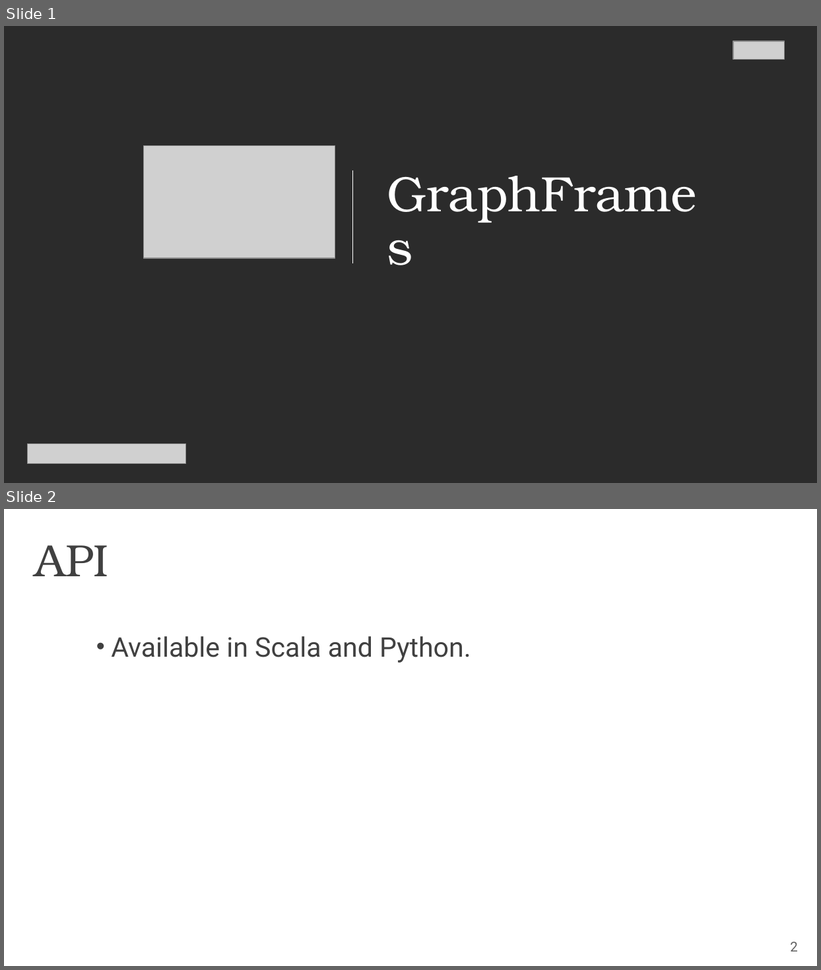
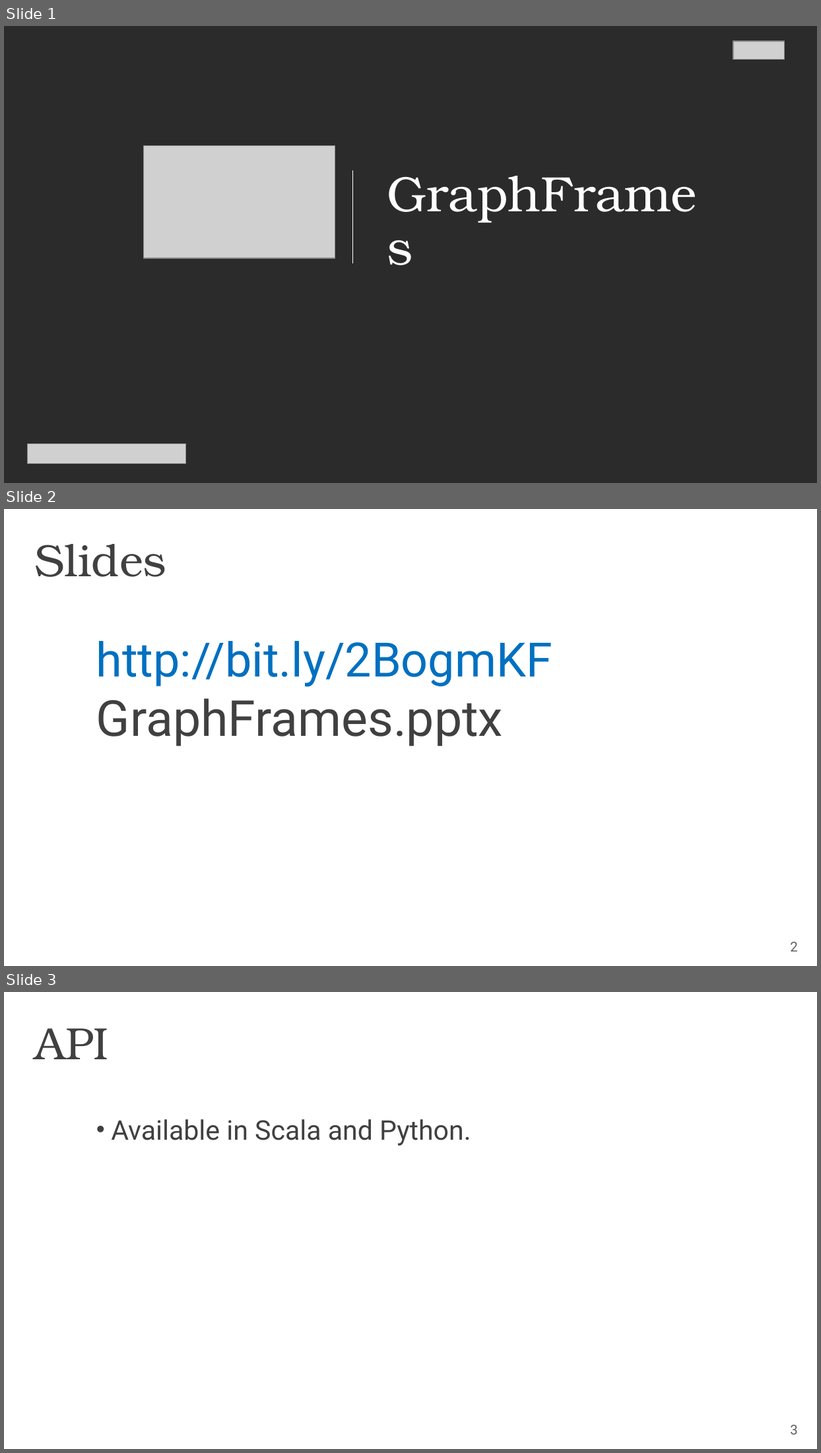
Before and after one commit to lyubent/PubSpark, a slide deck: GraphFrames.pptx. Shown one above the other, each under a label of ours: slides 1 and 2 before the commit, slides 1, 2 and 3 after it. The pictures are 821x970 and 821x1453 pixels, drawn with LibreOffice and Linux fonts; fonts in the diff are those of the drawing; grey boxes stand for pictures; background and template pictures are left out; a plain dark background stands for a picture behind light text. Boxes give left, top, right and bottom in pixels: in the first picture for what was removed or moved away, otherwise in the second. Text is boxed around its words. In the diff, an @@ line names an element or a change of style, - is before the commit and + after.

```diff
--- a/GraphFrames.pptx
+++ b/GraphFrames.pptx
@@ slide 2 added at (4,509,817,966), background #FFFFFF @@
@@ title added at (35,544,167,577), 40 pt, text #404040 @@
+Slides
@@ text added at (96,641,552,747), 42 pt, text #0070C0 @@
+http://bit.ly/2BogmKF
+GraphFrames.pptx
@@ page number added at (790,942,798,952), 12 pt, text #606060 @@
+2
@@ what was slide 2 is now slide 3 @@
@@ page number at (790,1425,798,1435): text changed @@
-2
+3
```
Also in this commit, not shown: 1 slide changed, 3 other slides added.
